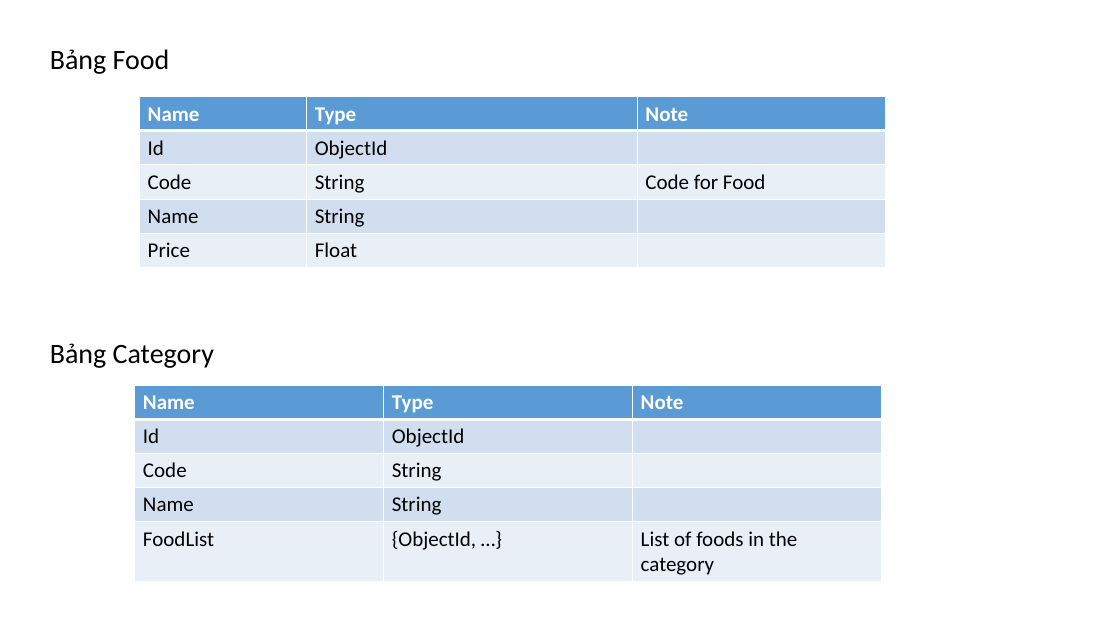
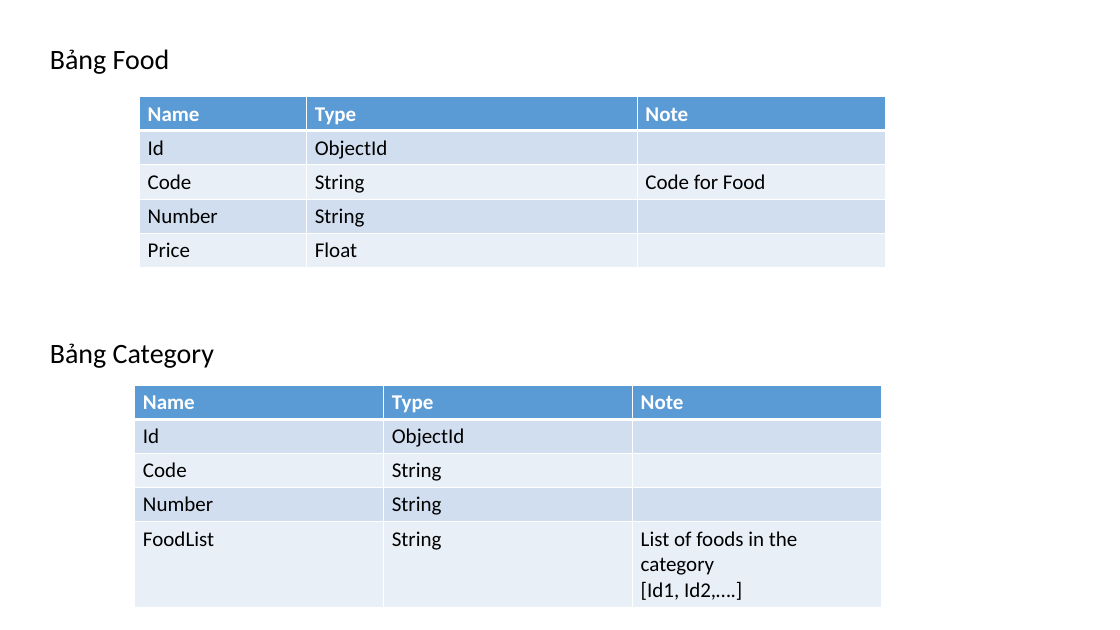
Before and after one commit to cuongvm-55/WebApplication, a slide deck: slide 5 of Tags/Database/DatabaseDesign_V2.pptx. Drawn at 1120x630 pixels with LibreOffice and Linux fonts; fonts in the diff are those of the drawing. Boxes give left, top, right and bottom in pixels: in the first picture for what was removed or moved away, otherwise in the second. Text is boxed around its words. In the diff, an @@ line names an element or a change of style, - is before the commit and + after.

```diff
--- a/Tags/Database/DatabaseDesign_V2.pptx
+++ b/Tags/Database/DatabaseDesign_V2.pptx
@@ table at <box>139,97,886,267</box> @@
-row 4, column 1: Name
+row 4, column 1: Number
@@ table at <box>134,386,881,606</box> @@
-row 4, column 1: Name
+row 4, column 1: Number
-row 5, column 2: {ObjectId, …}
+row 5, column 2: String
-row 5, column 3: List of foods in the category
+row 5, column 3: List of foods in the category / [Id1, Id2,….]
```
Also in this commit, not shown: 2 other slides changed, 13 other files.
